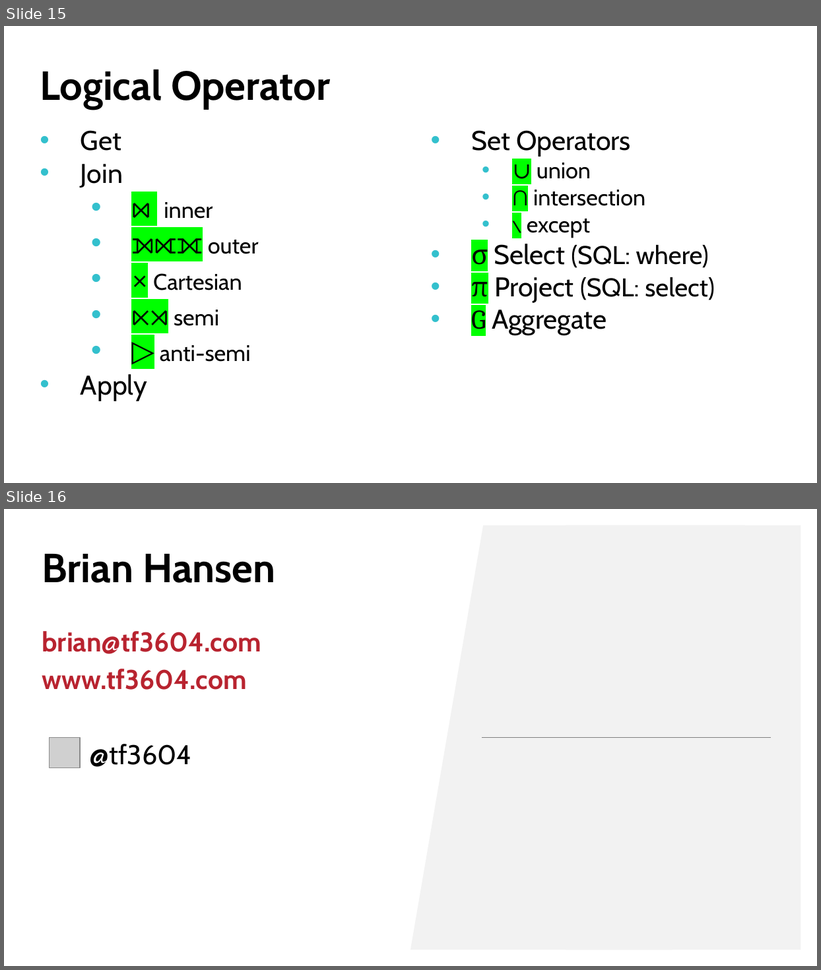
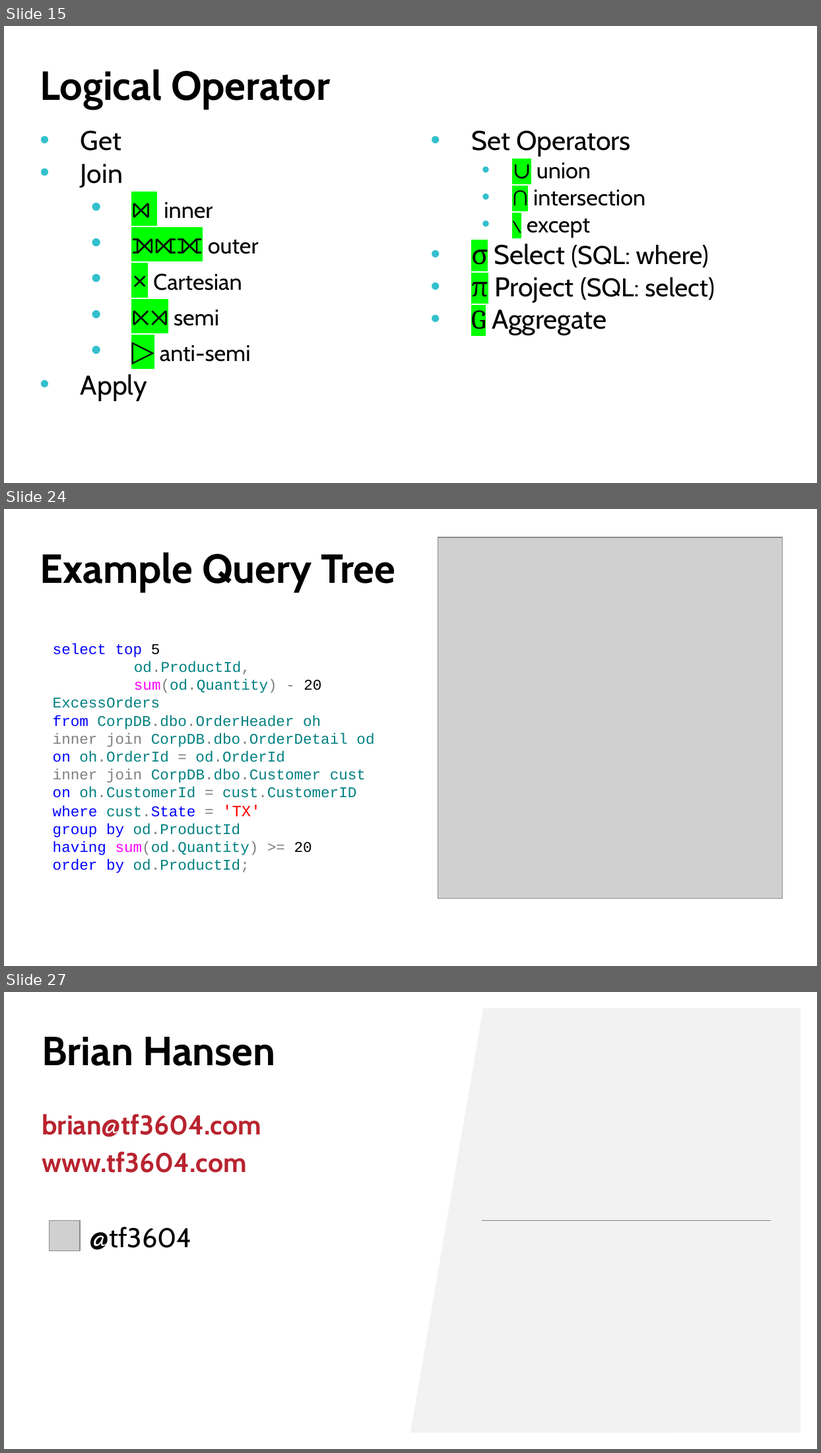
Before and after one commit to tf3604/OptimizerPresentation, a slide deck: Hansen - Get Your Optimizer to Give up All Its Secrets.pptx. Shown one above the other, each under a label of ours: slides 15 and 16 before the commit, slides 15, 24 and 27 after it; the slides between them are not shown. The pictures are 821x970 and 821x1453 pixels, drawn with LibreOffice and Linux fonts; fonts in the diff are those of the drawing; grey boxes stand for pictures; background and template pictures are left out. Boxes give left, top, right and bottom in pixels: in the first picture for what was removed or moved away, otherwise in the second. Text is boxed around its words. In the diff, an @@ line names an element or a change of style, - is before the commit and + after.

```diff
--- a/Hansen - Get Your Optimizer to Give up All Its Secrets.pptx
+++ b/Hansen - Get Your Optimizer to Give up All Its Secrets.pptx
@@ slide 24 added at [4,509,817,966], background picture (left out) @@
@@ picture added at [438,537,783,898] @@
@@ title added at [40,552,395,592], 36 pt, text #000000, bold @@
+Example Query Tree
@@ text added at [53,644,374,873], 13.2 pt, text #008080 @@
+select top 5
+od.ProductId,
+sum(od.Quantity) - 20 ExcessOrders
+from CorpDB.dbo.OrderHeader oh
+inner join CorpDB.dbo.OrderDetail od
+on oh.OrderId = od.OrderId
+inner join CorpDB.dbo.Customer cust
+on oh.CustomerId = cust.CustomerID
+where cust.State = 'TX'
+group by od.ProductId
+having sum(od.Quantity) >= 20
+order by od.ProductId;
@@ what was slide 16 is now slide 27 @@
```
Also in this commit, not shown: 10 other slides added.
